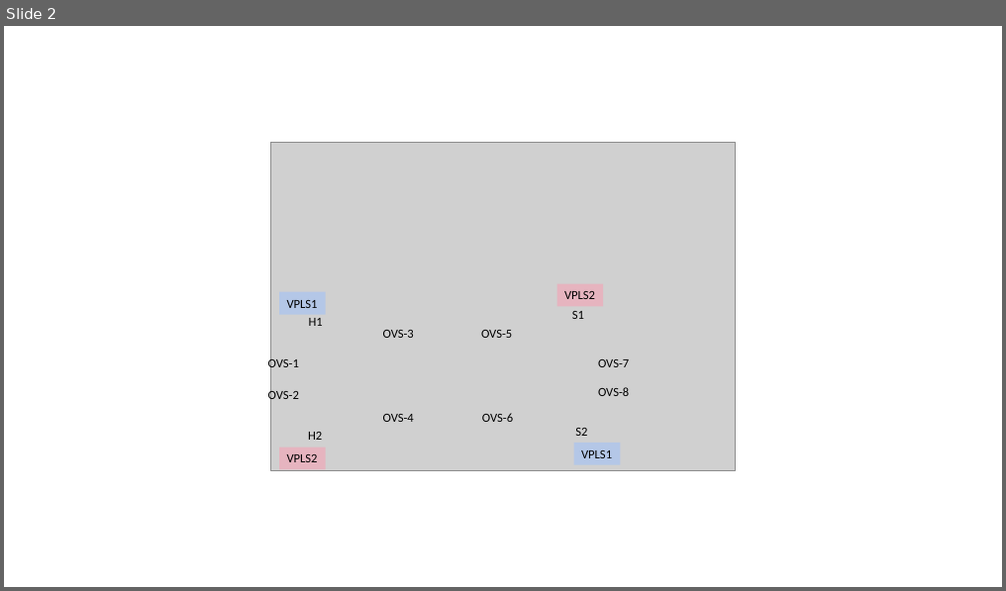
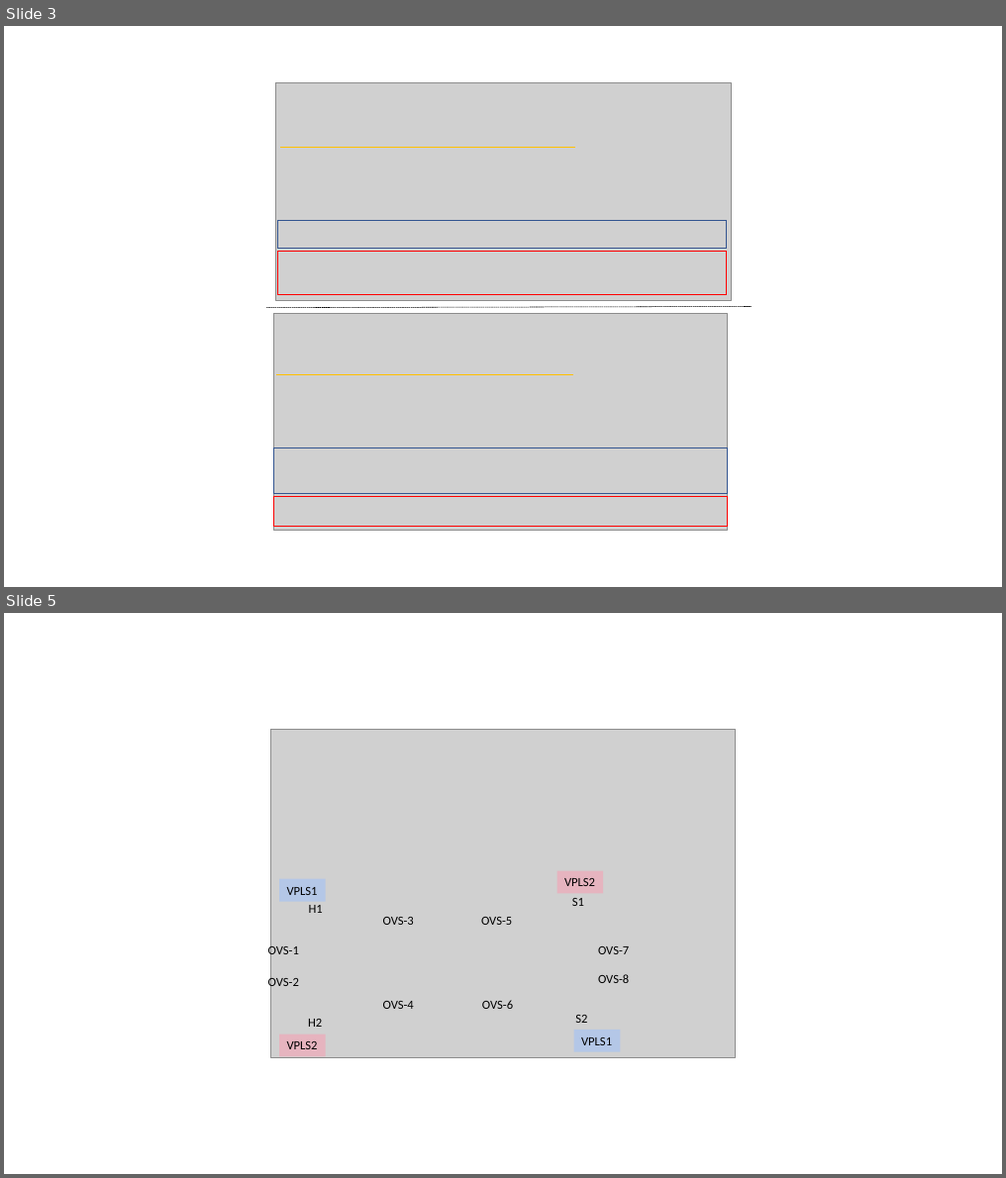
Before and after one commit to harshal-vaze/Software-Defined-Networking-with-ONOS, a slide deck: Content/Diagrams.pptx. Shown one above the other, each under a label of ours: slide 2 before the commit, slides 3 and 5 after it; the slides between them are not shown. The pictures are 1006x591 and 1006x1178 pixels, drawn with LibreOffice and Linux fonts; fonts in the diff are those of the drawing; grey boxes stand for pictures. Boxes give left, top, right and bottom in pixels: in the first picture for what was removed or moved away, otherwise in the second. Text is boxed around its words. In the diff, an @@ line names an element or a change of style, - is before the commit and + after.

```diff
--- a/Content/Diagrams.pptx
+++ b/Content/Diagrams.pptx
@@ slide 3 added at (4, 26, 1002, 587), background #FFFFFF @@
@@ picture added at (275, 82, 731, 301) @@
@@ line added from (280, 147) to (575, 147), #FFC000 1 pt @@
@@ rectangle added at (278, 221, 727, 249), outline #325491 1 pt @@
@@ rectangle added at (278, 252, 727, 294), outline #FF0000 1 pt @@
@@ line added from (266, 308) to (751, 307), #000000 0.5 pt dashed @@
@@ picture added at (273, 313, 727, 531) @@
@@ line added from (276, 374) to (573, 374), #FFC000 1 pt @@
@@ rectangle added at (273, 448, 727, 494), outline #325491 1 pt @@
@@ rectangle added at (273, 496, 727, 527), outline #FF0000 1 pt @@
@@ what was slide 2 is now slide 5 @@
```
Also in this commit, not shown: 2 slides changed, 10 other slides added, 1 slide removed, 7 other files.
